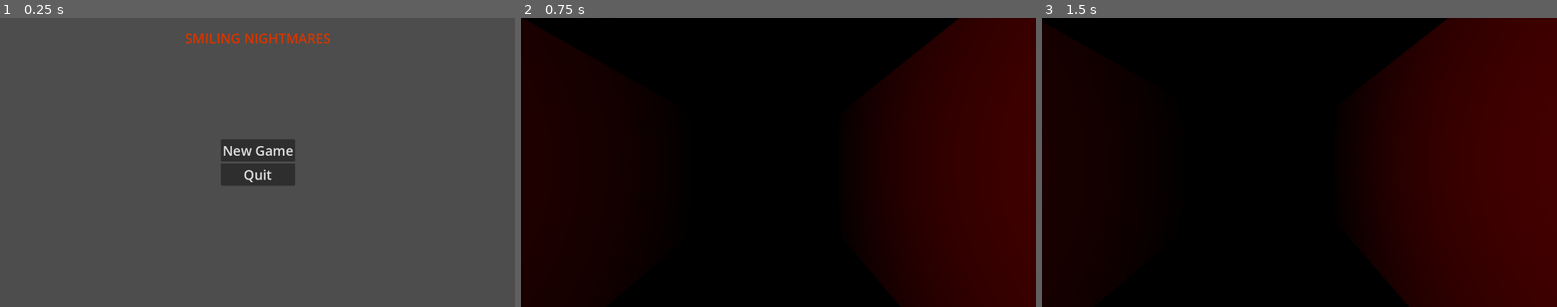
Above: before the commit, frames 1-3 (left to right).
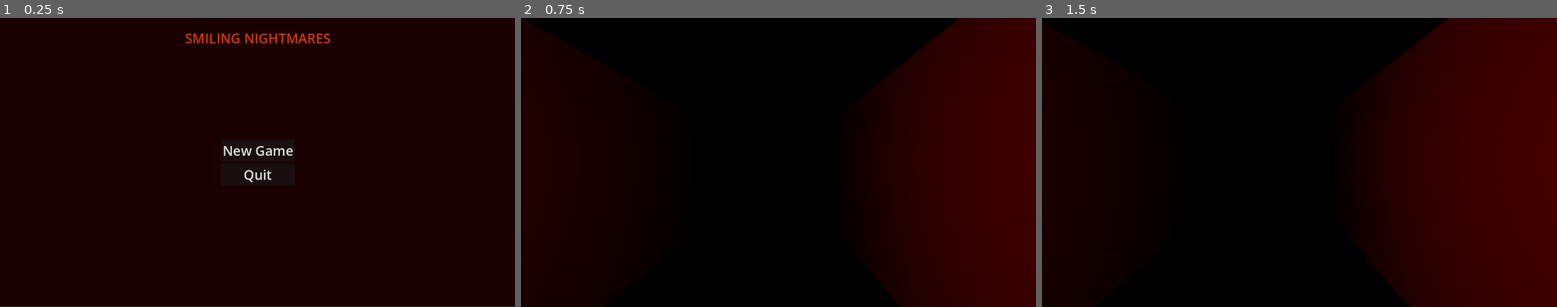
Above: after the commit, the same moments.

Repository: ron777n/Smiling-nightmares
Game: Godot game, scene res://Scenes/main_menu.tscn
The game is run twice, just before and just after one commit, with the same random seed, the same clock (stepped at 60 frames per second) and the same inputs.
Inputs (mouse positions are in pixels of both pictures, inside the frame that each line leads up to):
- Up to frame 1 (0.25 s): no input
- Up to frame 2 (0.75 s): click "New Game" at 0.5 s
- Up to frame 3 (1.5 s): tap Enter at 1.25 s; move the mouse to (1325, 162) at 1.27 s; tap S (S) at 1.35 s

The runs differ from the first frame. In frame 1, 99% of the frame differs, in the area x 0-100%, y 0-100%; in frame 2, nothing differs; in frame 3, nothing differs.

Commit message:
Update main_menu.tscn

Diff:
--- a/Scenes/main_menu.tscn
+++ b/Scenes/main_menu.tscn
@@ -10,6 +10,15 @@
 offset_right = 1153.0
 offset_bottom = 647.0
 script = ExtResource("1_28flt")
+
+[node name="ColorRect" type="ColorRect" parent="Control"]
+layout_mode = 1
+anchors_preset = 15
+anchor_right = 1.0
+anchor_bottom = 1.0
+grow_horizontal = 2
+grow_vertical = 2
+color = Color(0.101960786, 0, 0, 1)
 
 [node name="VBoxContainer" type="VBoxContainer" parent="Control"]
 layout_mode = 1
